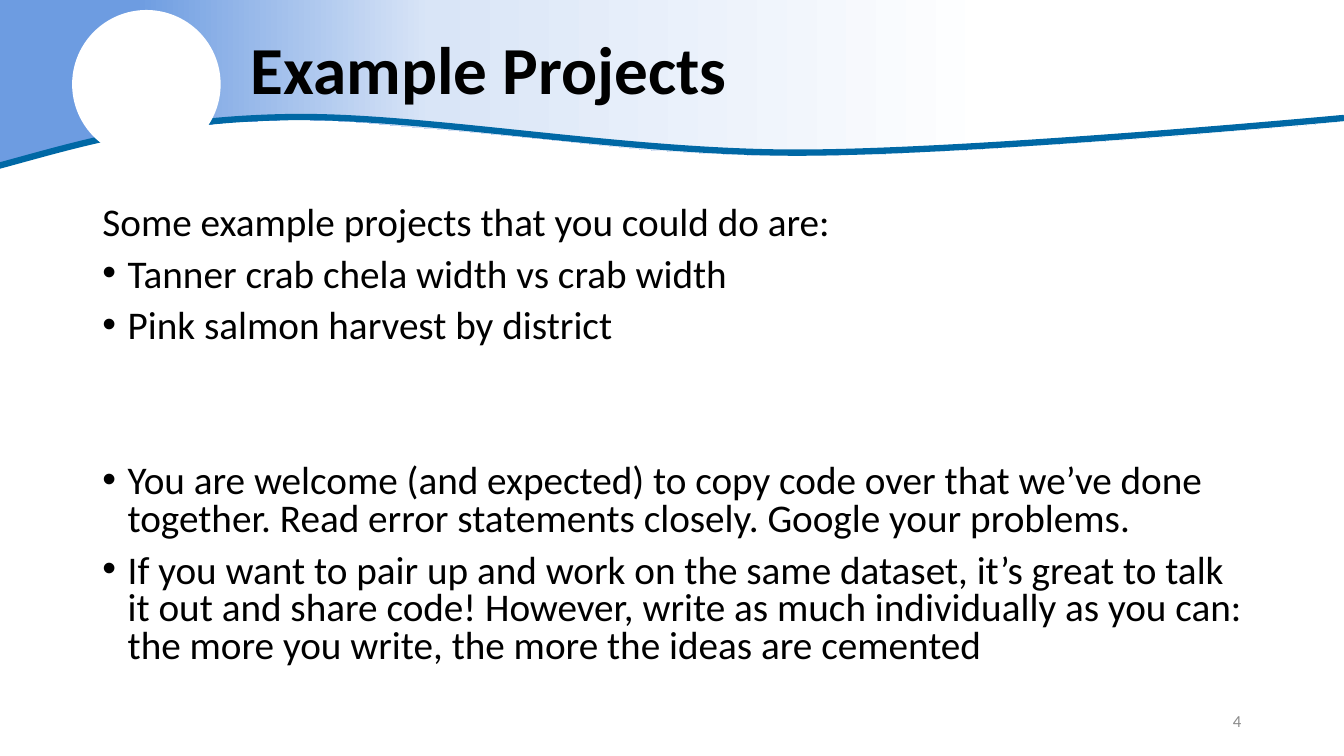
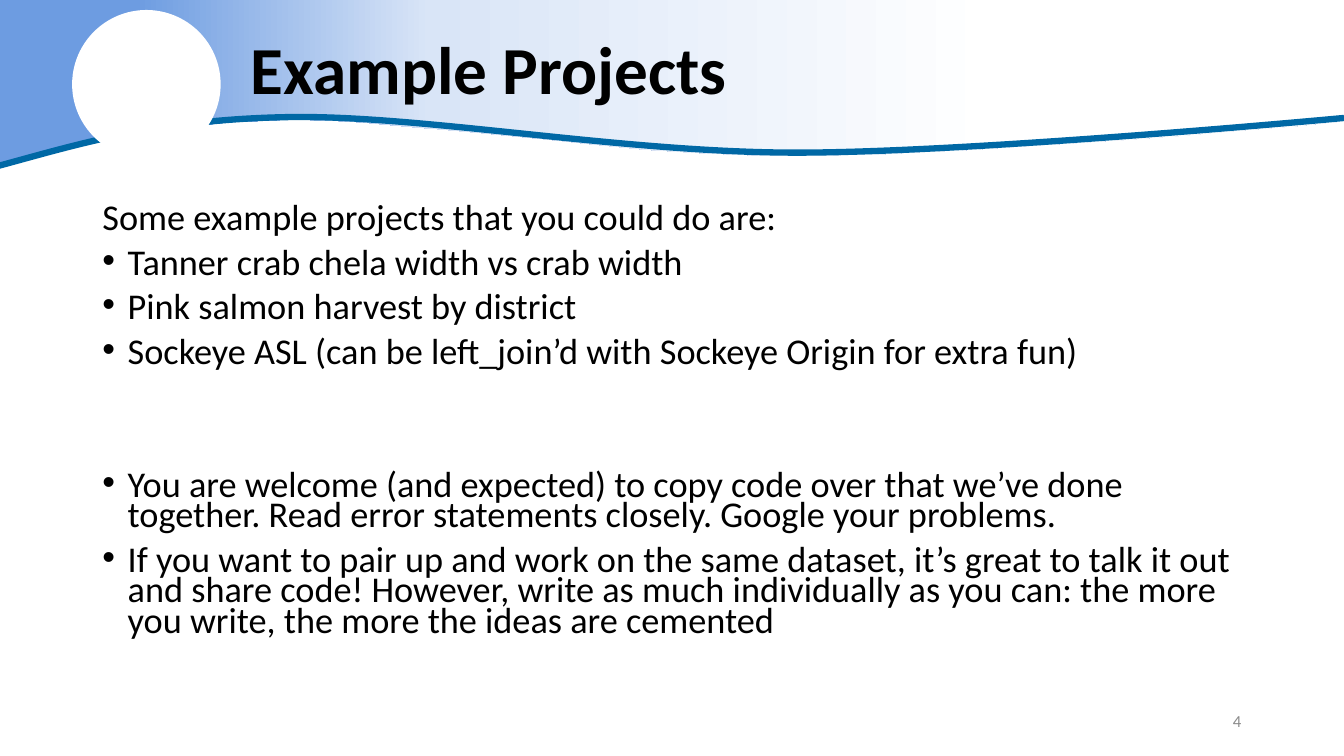
Before and after one commit to ADFG-DSF/ADFG_R_Intro_Workshop_2025, a slide deck: slide 4 of presentations/9 - The Project.pptx. Drawn at 1344x756 pixels with LibreOffice and Linux fonts; fonts in the diff are those of the drawing; background and template pictures are left out. Boxes give left, top, right and bottom in pixels: in the first picture for what was removed or moved away, otherwise in the second. Text is boxed around its words. In the diff, an @@ line names an element or a change of style, - is before the commit and + after.

```diff
--- a/presentations/9 - The Project.pptx
+++ b/presentations/9 - The Project.pptx
@@ text at [102,204,1229,639]: size 28 to 25.9 pt in "Some example projects that you could do ...", "Tanner crab chela width vs crab width", "Pink salmon harvest by district", "You are welcome (and expected) to copy ..." and 1 more places; line spacing 0.8 to 0.7 @@
@@ text at [128,337,1077,371]: paragraph added @@
+• Sockeye ASL (can be left_join’d with Sockeye Origin for extra fun)
```
Also in this commit, not shown: 2 other slides changed, 1 other file.
